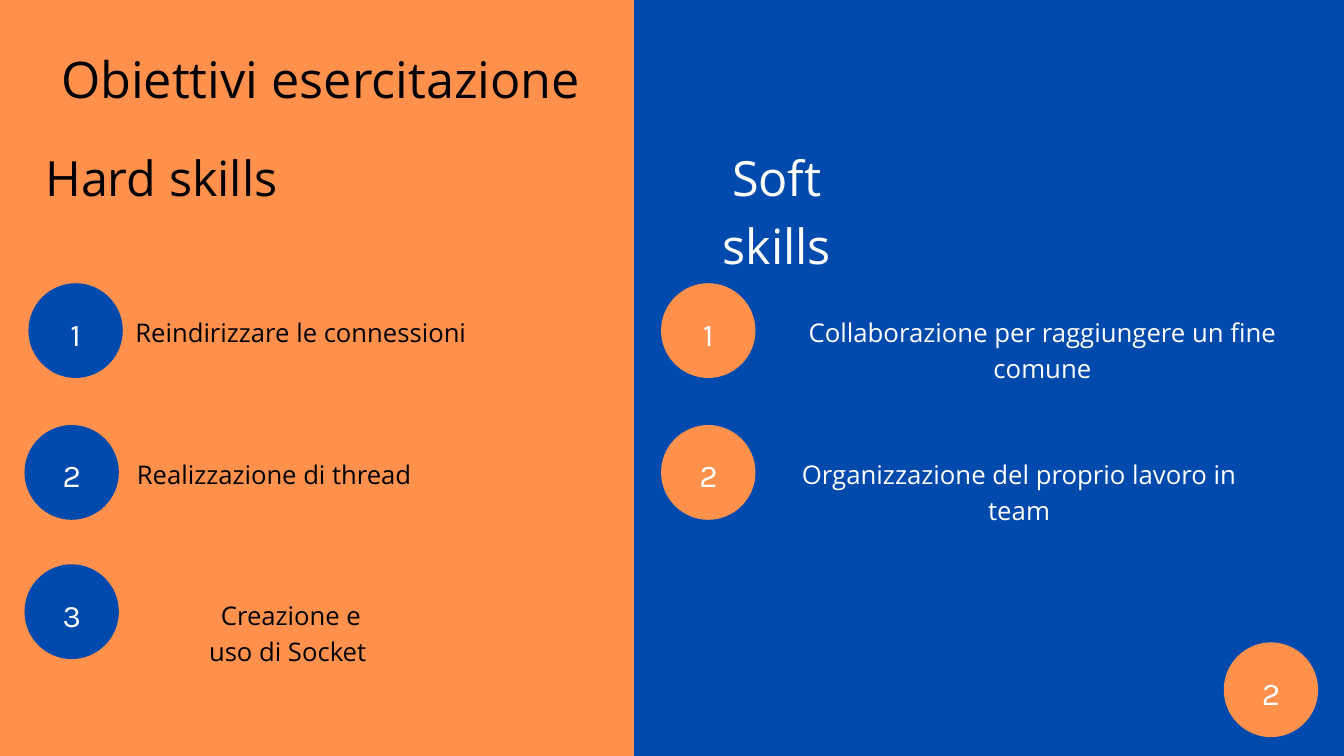
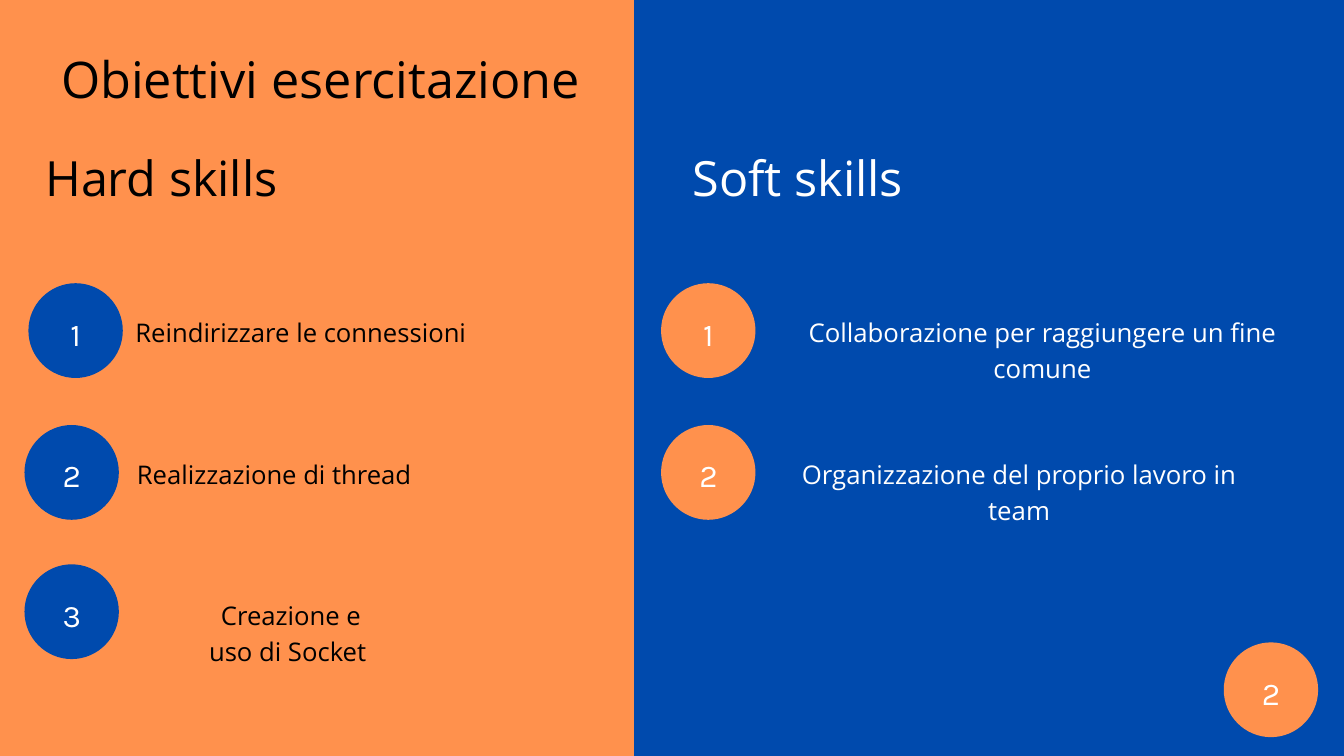
Before and after one commit to ilcors-dev/gruppo-reti, a slide deck: slide 2 of esercitazione_1/documents/Esercitazione 1.pptx. Drawn at 1344x756 pixels with LibreOffice and Linux fonts; fonts in the diff are those of the drawing. Boxes give left, top, right and bottom in pixels: in the first picture for what was removed or moved away, otherwise in the second. Text is boxed around its words. In the diff, an @@ line names an element or a change of style, - is before the commit and + after.

```diff
--- a/esercitazione_1/documents/Esercitazione 1.pptx
+++ b/esercitazione_1/documents/Esercitazione 1.pptx
@@ text "Soft skills" rewrapped from <box>723,159,831,265</box> to <box>693,159,903,197</box> @@
```
Also in this commit, not shown: 3 other slides changed, 1 other file.
